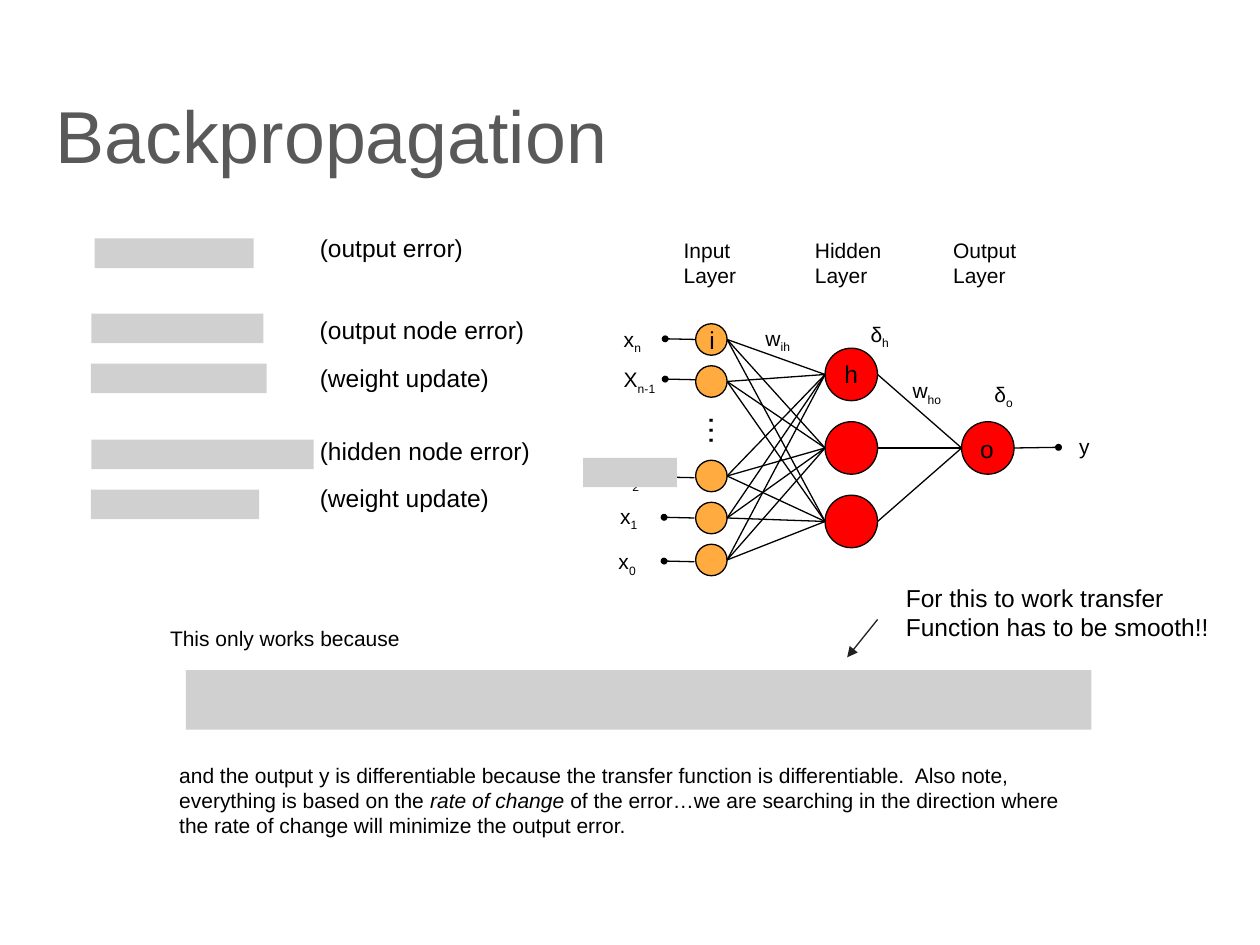
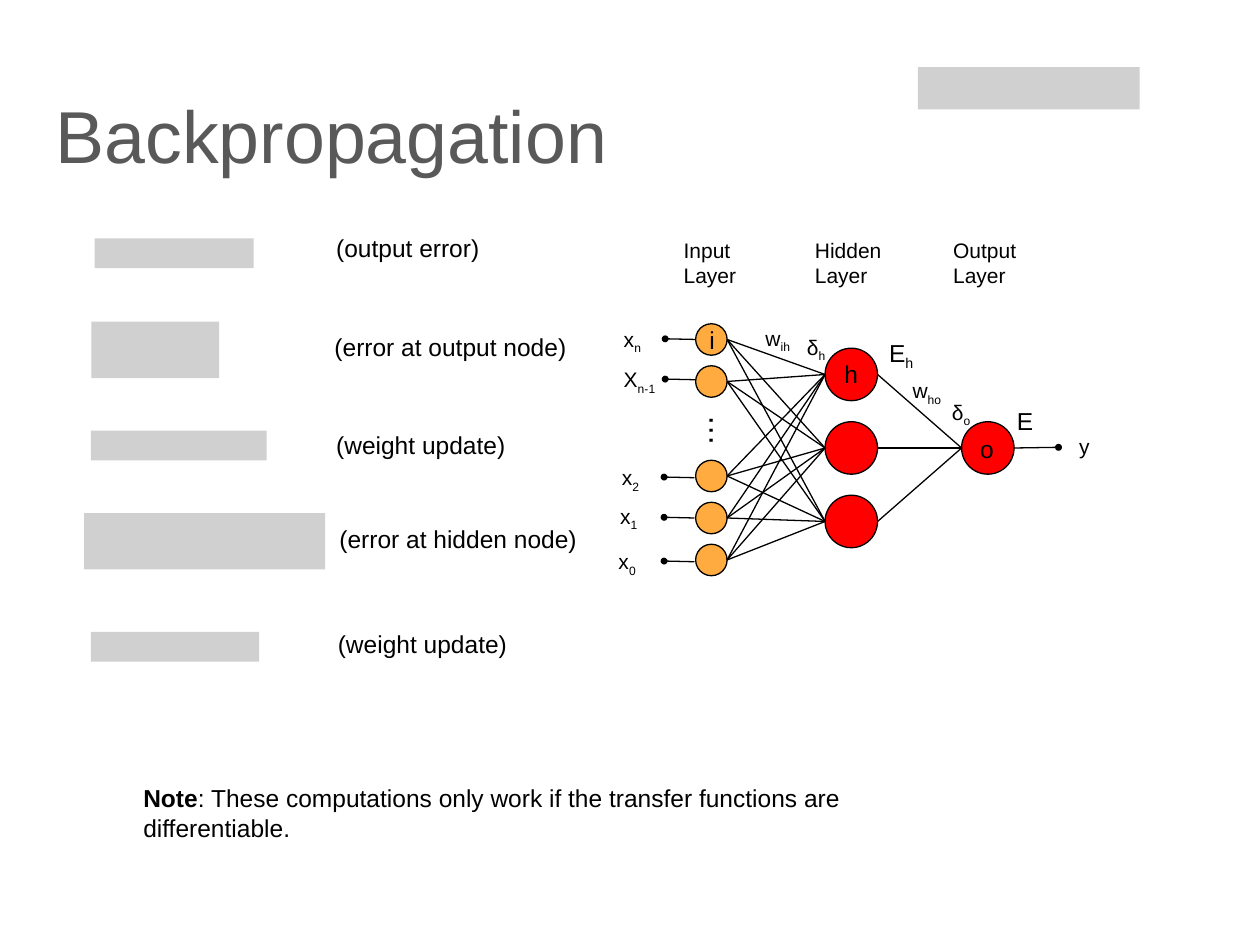
Before and after one commit to lutzhamel/CSC310, a slide deck: slide 12 of notes/14-ANN.pptx (slide 13 before the commit). Drawn at 1260x945 pixels with LibreOffice and Linux fonts; fonts in the diff are those of the drawing; grey boxes stand for pictures. Boxes give left, top, right and bottom in pixels: in the first picture for what was removed or moved away, otherwise in the second. Text is boxed around its words. In the diff, an @@ line names an element or a change of style, - is before the commit and + after.

```diff
--- a/notes/14-ANN.pptx
+++ b/notes/14-ANN.pptx
@@ picture added at (x1=919, y1=67, x2=1140, y2=110) @@
@@ text "(output error)" moved from (x1=320, y1=239, x2=463, y2=262) to (x1=336, y1=239, x2=479, y2=262) @@
@@ picture resized from (x1=92, y1=314, x2=263, y2=344) to (x1=92, y1=321, x2=220, y2=378) @@
@@ text "δh" moved from (x1=858, y1=315, x2=912, y2=353) to (x1=794, y1=328, x2=848, y2=365) @@
@@ text at (x1=334, y1=338, x2=566, y2=361): text changed @@
-(output node error)
+(error at output node)
@@ text added at (x1=877, y1=333, x2=948, y2=367), 14 pt, text #000000 @@
+Eh
@@ picture removed at (x1=91, y1=364, x2=267, y2=394) @@
@@ text "δo" moved from (x1=982, y1=375, x2=1029, y2=413) to (x1=939, y1=393, x2=987, y2=431) @@
@@ text added at (x1=1017, y1=413, x2=1033, y2=430), 14 pt, text #000000 @@
+E
@@ picture added at (x1=91, y1=431, x2=267, y2=461) @@
@@ picture removed at (x1=92, y1=440, x2=314, y2=470) @@
@@ text "(weight update)" moved from (x1=320, y1=369, x2=489, y2=392) to (x1=336, y1=436, x2=505, y2=459) @@
@@ picture removed at (x1=583, y1=457, x2=677, y2=486) @@
@@ picture removed at (x1=91, y1=490, x2=260, y2=520) @@
@@ picture added at (x1=84, y1=513, x2=325, y2=570) @@
@@ text at (x1=339, y1=530, x2=577, y2=553): text changed @@
-(hidden node error)
+(error at hidden node)
@@ text removed at (x1=906, y1=589, x2=1208, y2=637) @@
-For this to work transfer
-Function has to be smooth!!
@@ text "(weight update)" moved from (x1=320, y1=489, x2=489, y2=512) to (x1=338, y1=635, x2=507, y2=658) @@
@@ arrow removed from (878, 620) to (847, 658) @@
@@ picture added at (x1=91, y1=633, x2=260, y2=663) @@
@@ text removed at (x1=170, y1=630, x2=399, y2=651) @@
-This only works because
@@ picture removed at (x1=186, y1=670, x2=1092, y2=730) @@
@@ text removed at (x1=179, y1=767, x2=1058, y2=838) @@
-and the output y is differentiable because the transfer function is differentiable. Also note,
-everything is based on the rate of change of the error…we are searching in the direction where
-the rate of change will minimize the output error.
@@ text added at (x1=143, y1=789, x2=839, y2=812), 14 pt, text #000000 @@
+Note: These computations only work if the transfer functions are differentiable.
```
Also in this commit, not shown: 1 other slide changed, 1 slide removed, 3 other files.
